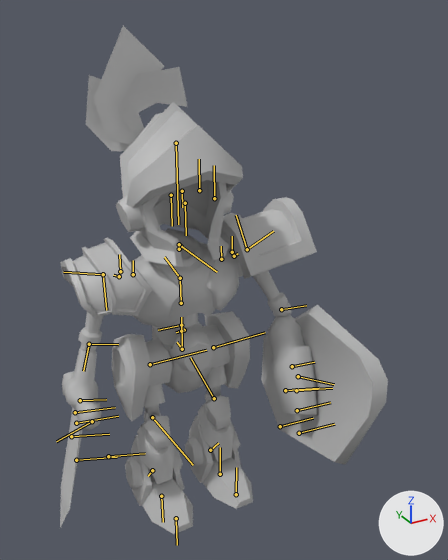
Renders of the FBX model mixabots_unity/Assets/Models/Character/Animations/Knight Animations/Knight_SkillAnimations.fbx from each side of a commit.
One viewpoint serves both versions: a camera (50 mm lens) standing at (-0.0108, -0.0237, 0.0228) and looking at (0.001, -0.0024, 0.0121). Lighting does not change. The marker at lower right points along +X, +Y and +Z. Both versions are drawn at frame 14 of the action 'Take 001'; the numbers are the values there. The bones that bend it are drawn over the model as lines.

In view in the first picture: 'bones:Knightset_mesh:knight_shield:polySurface76', 'bones:Knightset_mesh:pPlane10', 'bones:Knightset_mesh:polySurface105', 'bones:Knightset_mesh:polySurface110', 'bones:Knightset_mesh:polySurface123', 'bones:Knightset_mesh:polySurface134', 'bones:Knightset_mesh:polySurface136', 'bones:Knightset_mesh:polySurface14', 'bones:Knightset_mesh:polySurface141', 'bones:Knightset_mesh:polySurface143', 'bones:Knightset_mesh:polySurface146', 'bones:Knightset_mesh:polySurface148', 'bones:Knightset_mesh:polySurface161', 'bones:Knightset_mesh:polySurface193', 'bones:Knightset_mesh:polySurface194'.
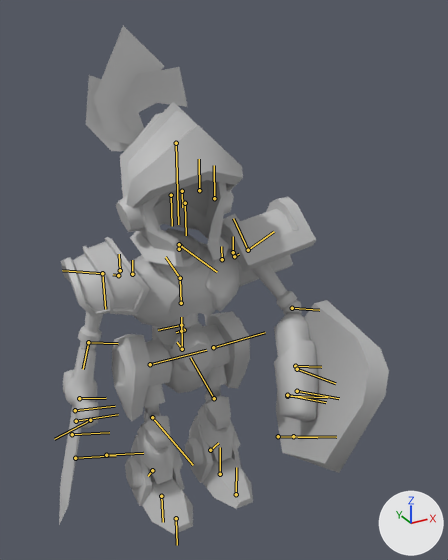
Changed parts and their boxes [x1, y1, x2, y2] in the pictures (448 x 560 px):
'bones:Knightset_mesh:knight_shield:polySurface76', posed (11% narrower, 9% taller)
    before: [261, 305, 388, 464]
    after: [276, 300, 389, 473]
'bones:Knightset_mesh:polySurface143', posed (10% taller)
    before: [220, 197, 317, 279]
    after: [220, 197, 316, 287]
'bones:Knightset_mesh:polySurface141', posed
    before: [60, 238, 152, 318]
    after: [61, 237, 150, 317]
'bones:Knightset_mesh:pPlane10', posed (12% narrower, 10% taller)
    before: [267, 315, 317, 415]
    after: [274, 313, 318, 423]
'bones:Knightset_mesh:polySurface123', posed (7% narrower)
    before: [62, 349, 101, 431]
    after: [63, 347, 99, 429]
'bones:Knightset_mesh:polySurface79', posed
    before: [60, 408, 83, 528]
    after: [59, 406, 81, 525]
'bones:Knightset_mesh:polySurface106', posed
    before: [253, 271, 288, 311]
    after: [251, 263, 297, 310]
'bones:Knightset_mesh:polySurface89', posed
    before: [78, 312, 104, 346]
    after: [78, 311, 103, 344]
'bones:Knightset_mesh:polySurface110', posed (7% taller)
    before: [273, 303, 292, 317]
    after: [283, 300, 301, 315]
'bones:Knightset_mesh:polySurface14', posed
    before: [80, 342, 97, 352]
    after: [80, 341, 96, 351]
bone 'bones:L_Shoulder', root to tip
    before: (247, 249) to (273, 231)
    after: (248, 250) to (274, 231)
bone 'bones:L_Elbow', root to tip
    before: (281, 309) to (306, 305)
    after: (292, 308) to (319, 310)

The change, as a diff of the scene's bpy script:
```diff
--- a/mixabots_unity/Assets/Models/Character/Animations/Knight Animations/Knight_SkillAnimations.fbx.py
+++ b/mixabots_unity/Assets/Models/Character/Animations/Knight Animations/Knight_SkillAnimations.fbx.py
@@ bone_bones_spine_1 @@
 bone_bones_spine_1 = bpy.data.objects['Armature'].pose.bones['bones:Spine_1']  # child of 'bones:Upperbody_Hover_b'
-bone_bones_spine_1.rotation_quaternion = (1.0, -0.028, 0.0, 0.0)  # degrees (-3, 0, 0)
+bone_bones_spine_1.rotation_quaternion = (0.999, -0.044, 0.0, 0.0)  # degrees (-5, 0, 0)
@@ bone_bones_l_shoulder @@
 bone_bones_l_shoulder = bpy.data.objects['Armature'].pose.bones['bones:L_Shoulder']  # child of 'bones:L_Arm_Hover_b'
-bone_bones_l_shoulder.rotation_quaternion = (0.972, -0.07, -0.216, 0.065)  # degrees (-10, -24, 10)
+bone_bones_l_shoulder.rotation_quaternion = (0.933, -0.087, -0.339, 0.083)  # degrees (-16, -38, 16)
@@ bone_bones_l_elbow @@
 bone_bones_l_elbow = bpy.data.objects['Armature'].pose.bones['bones:L_Elbow']  # child of 'bones:L_Shoulder'
-bone_bones_l_elbow.rotation_quaternion = (0.976, -0.014, -0.001, -0.216)  # degrees (-2, 0, -25)
+bone_bones_l_elbow.rotation_quaternion = (0.941, -0.022, -0.002, -0.337)  # degrees (-2, -1, -39)
```
